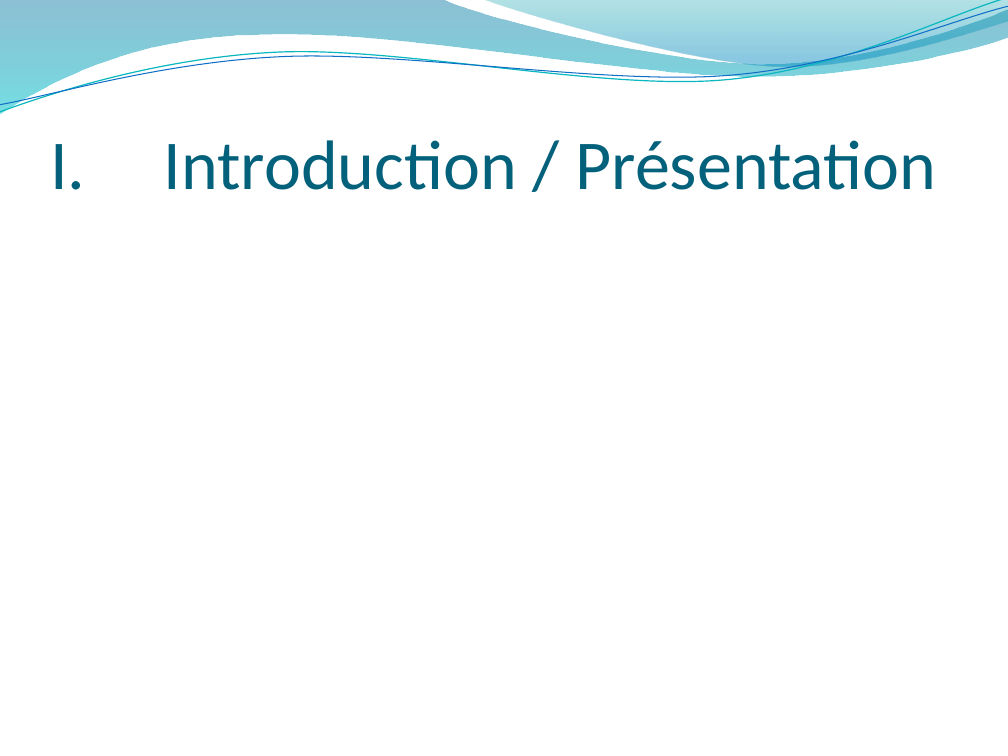
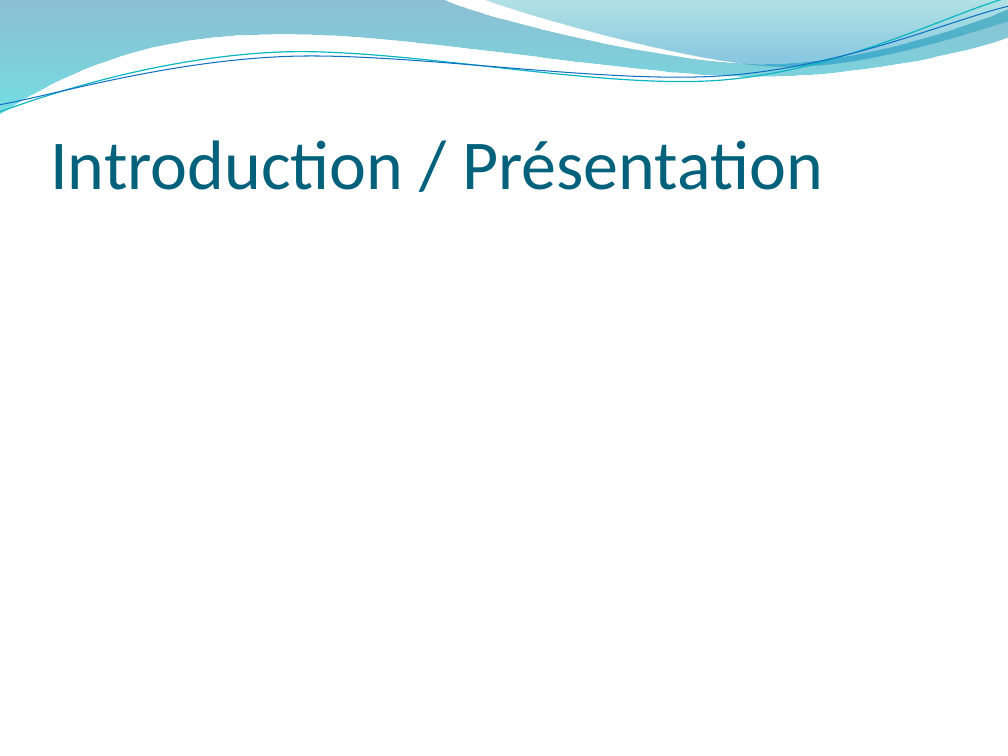
Before and after one commit to BTS2-Projet-1/BTS2-Projet-1.github.io, a slide deck: slide 3 of DossiersProjet_Locker_Control/[HOUDAYER_Pierre]_Rapport_Personel/[HOUDAYER]_SoutenanceDeProjet.pptx. Drawn at 1008x756 pixels with LibreOffice and Linux fonts; fonts in the diff are those of the drawing; background and template pictures are left out. Boxes give left, top, right and bottom in pixels: in the first picture for what was removed or moved away, otherwise in the second. Text is boxed around its words. In the diff, an @@ line names an element or a change of style, - is before the commit and + after.

```diff
--- a/DossiersProjet_Locker_Control/[HOUDAYER_Pierre]_Rapport_Personel/[HOUDAYER]_SoutenanceDeProjet.pptx
+++ b/DossiersProjet_Locker_Control/[HOUDAYER_Pierre]_Rapport_Personel/[HOUDAYER]_SoutenanceDeProjet.pptx
@@ title at [50,140,823,190]: text changed @@
-I. Introduction / Présentation
+Introduction / Présentation
```
Also in this commit, not shown: 6 other slides changed, 1 slide added, 1 slide removed, 2 other files.
